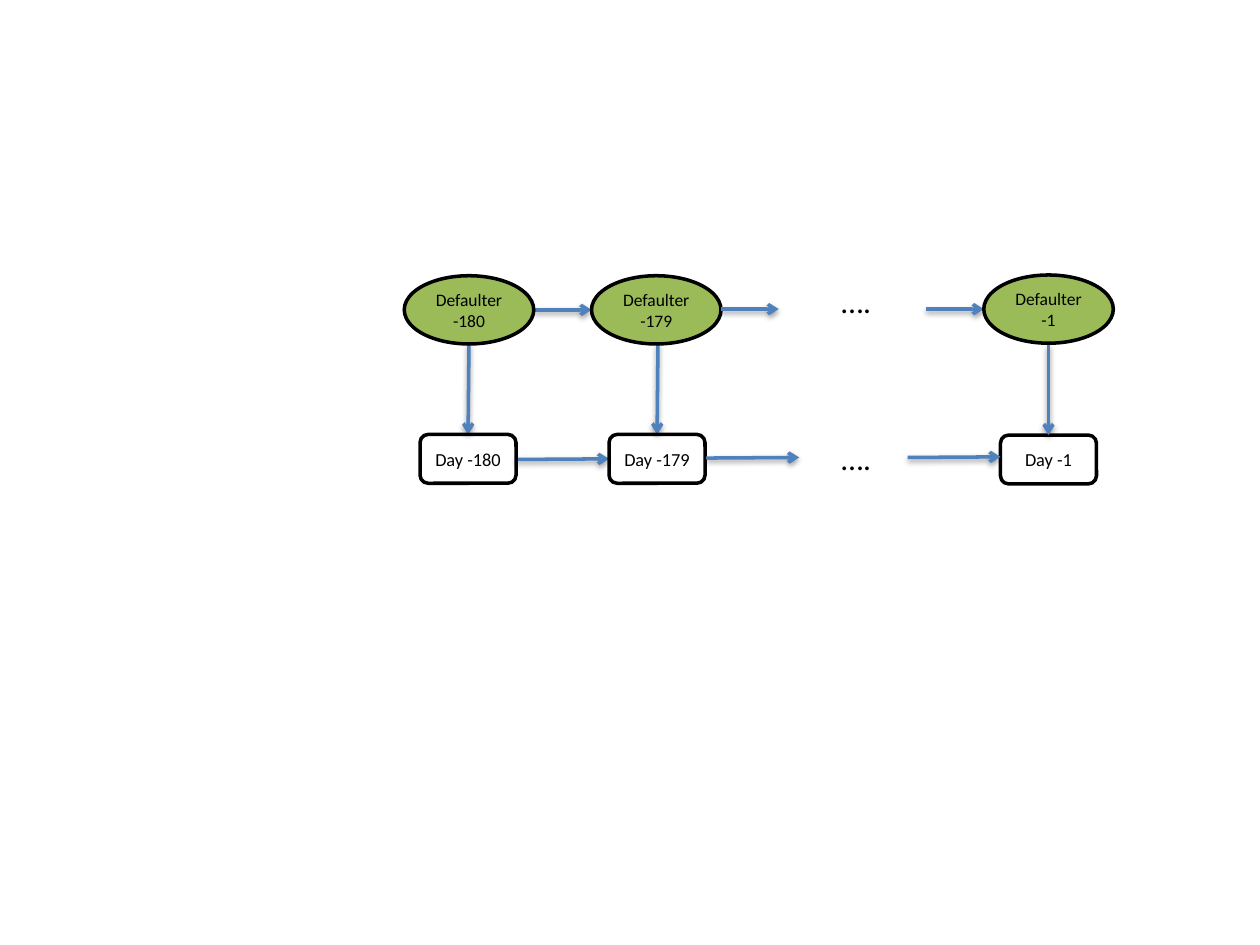
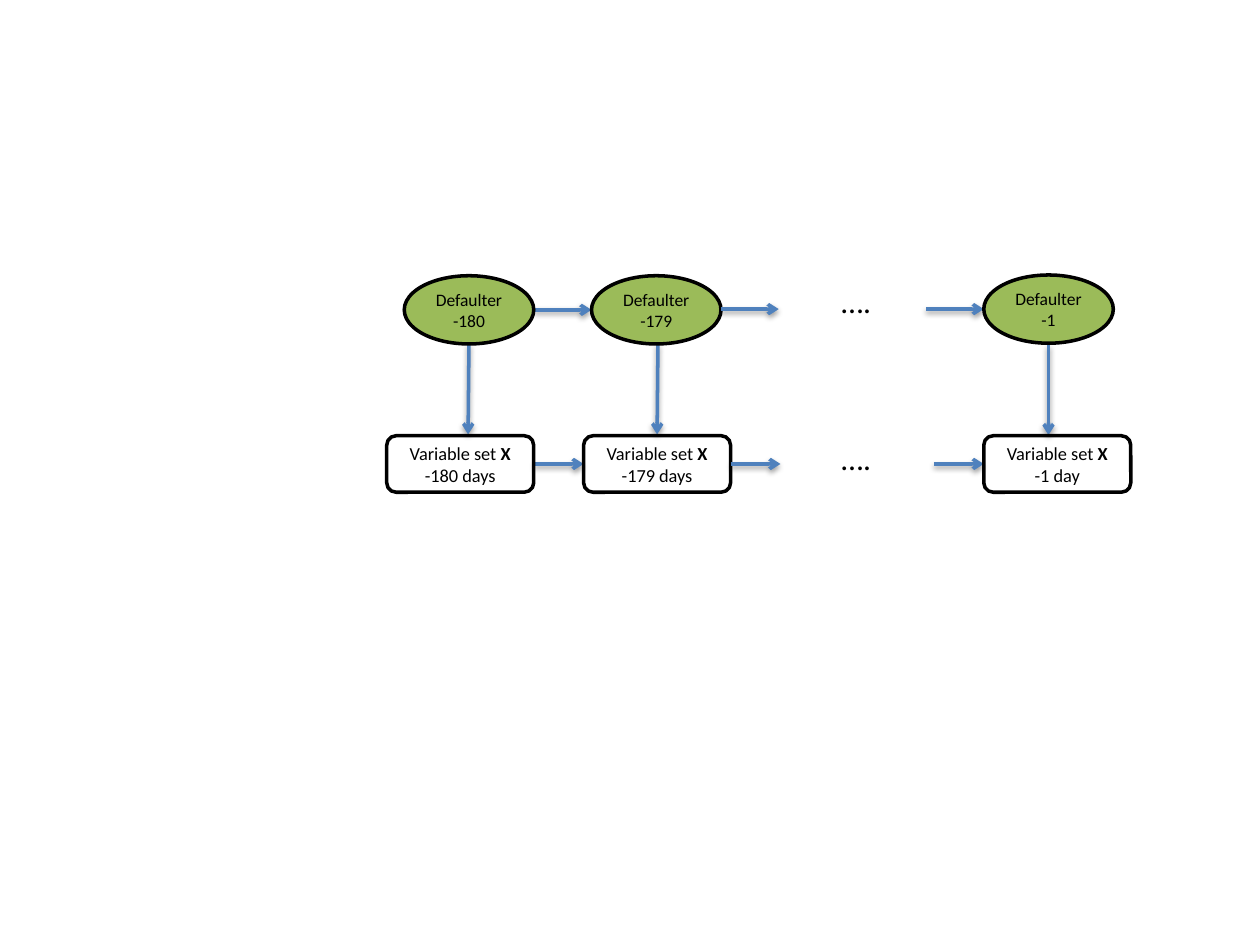
Before and after one commit to amidst/toolbox, a slide deck: slide 4 of doc/D2.1_AMIDSTModelingFramework/figures/CajaMarModelsBucket.pptx. Drawn at 1260x945 pixels with LibreOffice and Linux fonts; fonts in the diff are those of the drawing. Boxes give left, top, right and bottom in pixels: in the first picture for what was removed or moved away, otherwise in the second. Text is boxed around its words. In the diff, an @@ line names an element or a change of style, - is before the commit and + after.

```diff
--- a/doc/D2.1_AMIDSTModelingFramework/figures/CajaMarModelsBucket.pptx
+++ b/doc/D2.1_AMIDSTModelingFramework/figures/CajaMarModelsBucket.pptx
@@ rounded rectangle added at bbox=[387, 436, 534, 493], outline #000000 2 pt, 10.5 pt, text #000000 @@
+Variable set X -180 days
@@ rounded rectangle removed at bbox=[420, 435, 515, 484] @@
-Day -180
@@ rounded rectangle added at bbox=[583, 436, 731, 493], outline #000000 2 pt, 10.5 pt, text #000000 @@
+Variable set X -179 days
@@ rounded rectangle removed at bbox=[609, 435, 704, 484] @@
-Day -179
@@ rounded rectangle added at bbox=[984, 436, 1131, 493], outline #000000 2 pt, 10.5 pt, text #000000 @@
+Variable set X -1 day
@@ rounded rectangle removed at bbox=[1000, 435, 1096, 484] @@
-Day -1
@@ arrow moved from (517, 460) - (609, 459) to (534, 464) - (583, 464) @@
@@ arrow moved from (707, 459) - (799, 457) to (731, 464) - (780, 464) @@
@@ arrow moved from (907, 457) - (1000, 457) to (934, 464) - (984, 464) @@
```
Also in this commit, not shown: 2 other slides changed, 4 other files.
